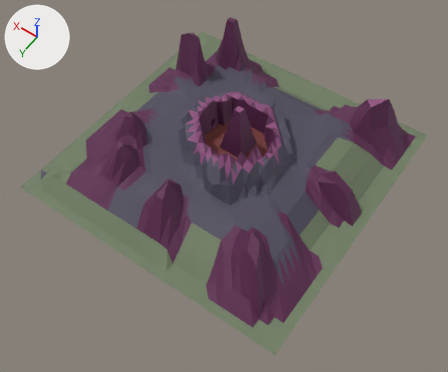
The FBX model TheFisher/Assets/Models/LavaIsland/lavaIsland.fbx: old version first, new version second.
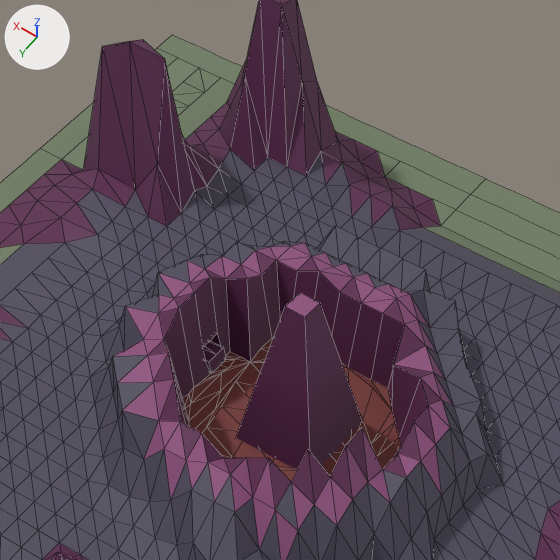
Each version is shown whole from a 50 mm lens placed at (-14.0, 20.4, 27.3), pointed at (-1.0, 2.3, -1.1), then close up on the part from 34% to 70% of the width and 6% to 49% of the height. The axes (+X, +Y, +Z) are drawn at upper left. The lights are the same throughout. The close-ups show mesh edges as thin lines. Where no turn or scale is listed for an object, it has been applied to the vertices. Vertices at the same position are counted once.
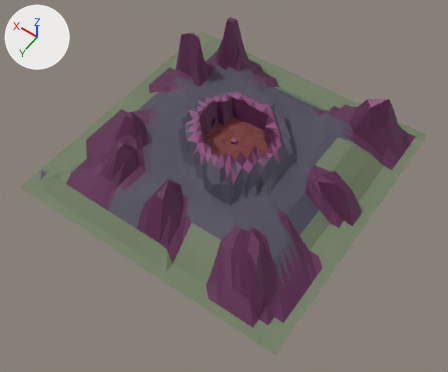
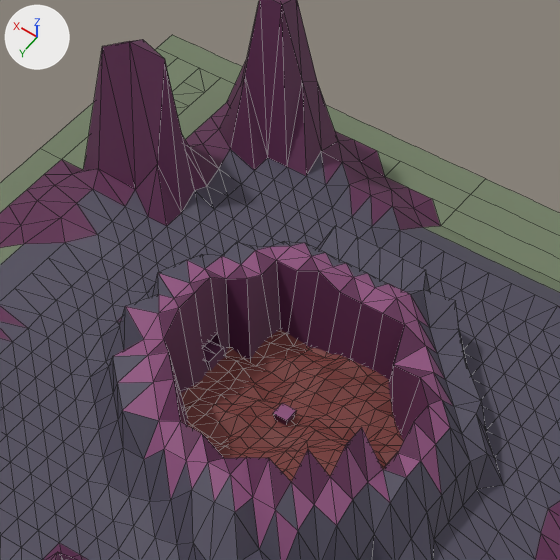
Location of each change, (x1, y1, x2, y2) in pixels of the close-ups (560 x 560 px; the box of a moved part takes in the faces that stretch with it):
```json
{"part": 1, "of": "me_plane", "change": "moved or reshaped", "before": [236, 292, 363, 470], "after": [273, 403, 296, 425]}
{"part": 2, "of": "me_plane", "change": "built on", "before": [185, 338, 399, 482], "after": [181, 329, 403, 482]}
```

Edits to the scene script, one JSON object a line:
```json
{"block": "me_plane", "where": "# used by ob_plane; location = (0.0, 0.0, 0.0)"}
{"op": "remove", "block": "me_plane", "code": "me_plane.from_pydata(...)  # 1148 vertices, 1612 faces; spans x -8.9..8.9, y -8.8..9.0, z -1.6..3.1"}
{"op": "add", "block": "me_plane", "code": "me_plane.from_pydata(...)  # 1397 vertices, 2025 faces; spans x -8.9..8.9, y -8.8..9.0, z -1.6..2.8"}
{"block": "me_plane", "change": "me_plane part 1: the loose piece of 8 vertices spanning x -1.3..0.2, y -0.6..1.0, z 0.1..3.1 is scaled about its middle by (0.199, 0.199, -0.0979), then moved by (0.3, 0.0, -1.3)"}
{"block": "me_plane", "change": "me_plane part 2: 1 vertex moved within x -2.0, y -0.1, z 0.2; 39 vertices removed from x -1.7..1.3, y -1.4..1.7, z 0.1..0.2; 288 vertices added at x -2.6..1.8, y -2.1..2.3, z 0.1..0.4"}
```
